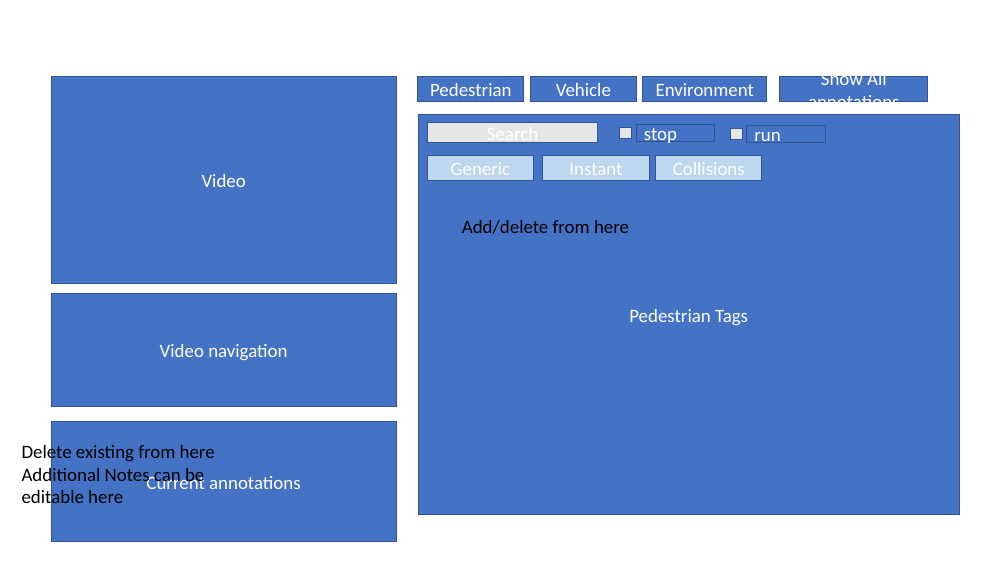
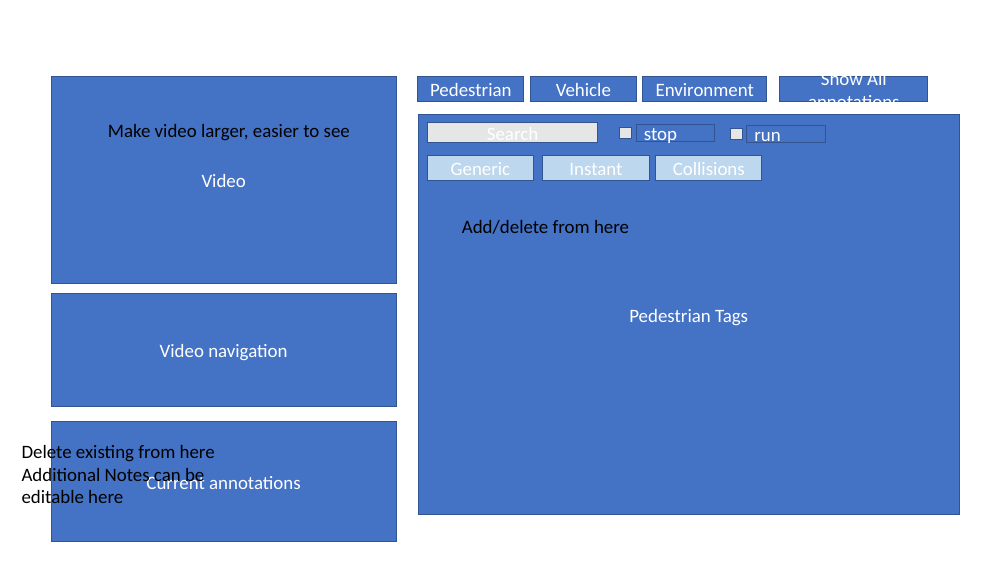
Before and after one commit to AugmentedDesignLab/ped-behavior-annotator, a slide deck: slide 4 of docs/UI.pptx. Drawn at 1008x567 pixels with LibreOffice and Linux fonts; fonts in the diff are those of the drawing. Boxes give left, top, right and bottom in pixels: in the first picture for what was removed or moved away, otherwise in the second. Text is boxed around its words. In the diff, an @@ line names an element or a change of style, - is before the commit and + after.

Commit message:
addition to pptx

```diff
--- a/docs/UI.pptx
+++ b/docs/UI.pptx
@@ text added at [108, 124, 350, 140], 18 pt, text #000000 @@
+Make video larger, easier to see
```
Also in this commit, not shown: 2 other files.
